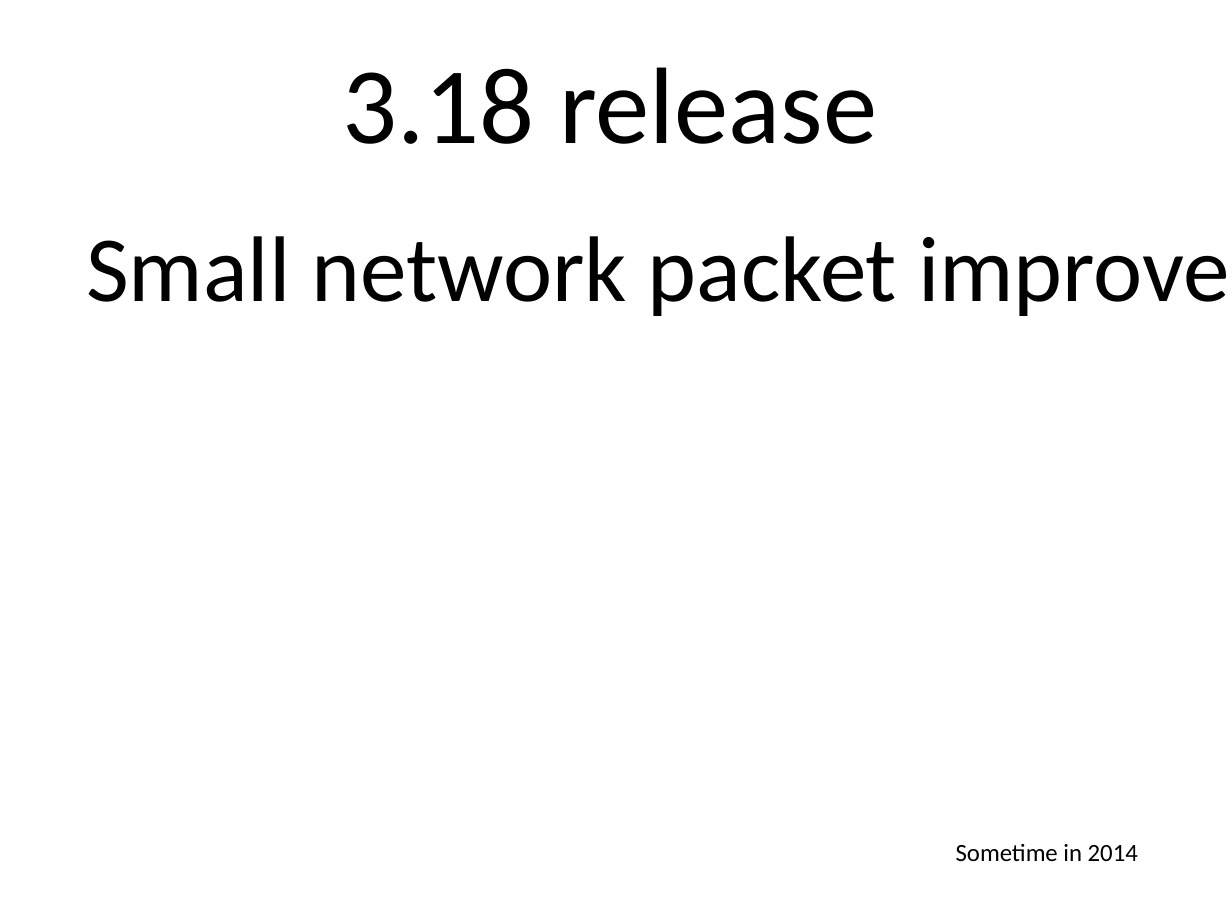
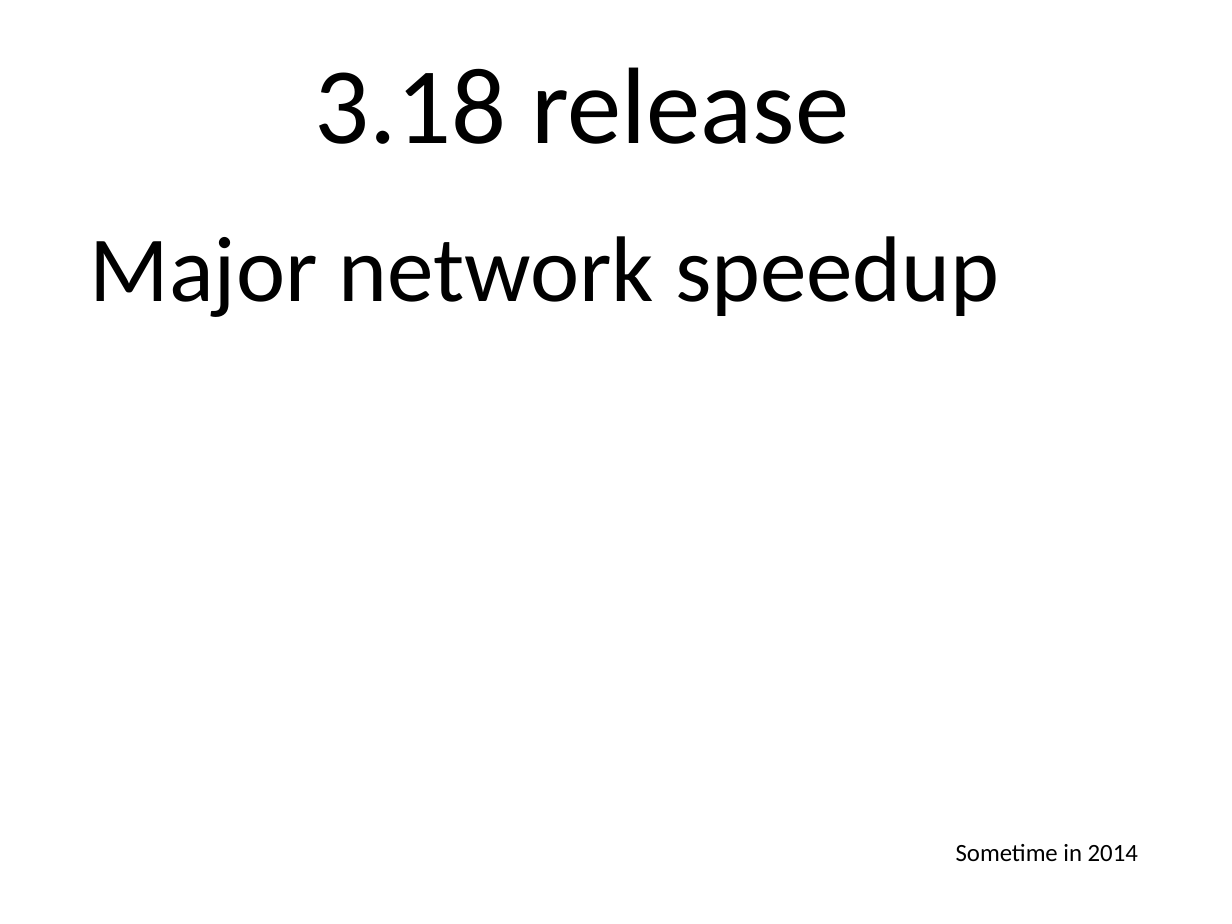
Before and after one commit to gregkh/kernel-development, a slide deck: slide 18 of lf_kernel-development.odp (slide 32 before the commit). Drawn at 1232x924 pixels with LibreOffice and Linux fonts; fonts in the diff are those of the drawing; background and template pictures are left out. Boxes give left, top, right and bottom in pixels: in the first picture for what was removed or moved away, otherwise in the second. Text is boxed around its words. In the diff, an @@ line names an element or a change of style, - is before the commit and + after.

```diff
--- a/lf_kernel-development.odp
+++ b/lf_kernel-development.odp
@@ text "3.18 release": place and size @@
-text "3.18 release" at [343, 67, 877, 144]
+text "3.18 release" at [314, 67, 849, 144]
@@ text removed at [86, 236, 897, 316] @@
-Small network packet improvements
@@ text added at [90, 236, 1000, 317], 60 pt, text #000000 @@
+Major network speedup
```
Also in this commit, not shown: 27 other slides changed, 1 slide removed, 1 other file.
